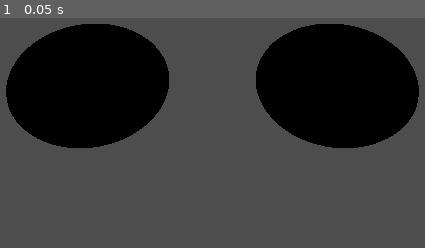
Above: before the commit, frame 1.
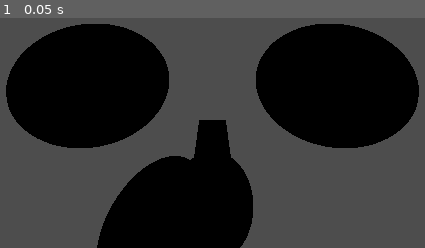
Above: after the commit, the same moment.

Repository: jonathaneeckhout/godot-fps-demo
Game: Godot game, scene res://scenes/player/player.tscn
Two runs of this game, one before a commit and one after it. Both use one fixed random seed, a clock stepped at 60 frames per second and the inputs below. This scene is started directly instead of the project's main scene.
Inputs:
- Up to frame 1 (0.05 s): no input

The runs differ from the first frame. In frame 1, 13% of the frame differs, in the area x 22-60%, y 44-100%.

Commit message:
adding netfox support

Diff:
--- a/components/player/player_input/player_input.gd
+++ b/components/player/player_input/player_input.gd
@@ -6,6 +6,7 @@
 var direction: Vector2 = Vector2.ZERO
 var look_angle: Vector2 = Vector2.ZERO
 var jump: bool = false
+var fire: bool = false
 
 var _mouse_rotation: Vector2 = Vector2.ZERO
 
@@ -19,12 +20,13 @@
 func _input(event: InputEvent) -> void:
     if event is InputEventMouseMotion:
         _mouse_rotation.y = event.relative.x * mouse_sensitivity
-        _mouse_rotation.x = event.relative.y * mouse_sensitivity
+        _mouse_rotation.x = -event.relative.y * mouse_sensitivity
 
 func _gather() -> void:
-    direction = Input.get_vector("strafe_left", "strafe_right", "move_up", "move_down")
+    direction = Input.get_vector("strafe_right", "strafe_left", "move_down", "move_up")
 
     look_angle = Vector2(-_mouse_rotation.y * NetworkTime.ticktime, -_mouse_rotation.x * NetworkTime.ticktime)
     _mouse_rotation = Vector2.ZERO
 
     jump = Input.is_action_pressed("jump")
+    fire = Input.is_action_pressed("fire")
--- a/project.godot
+++ b/project.godot
@@ -54,6 +54,11 @@
 "events": [Object(InputEventKey,"resource_local_to_scene":false,"resource_name":"","device":-1,"window_id":0,"alt_press …(191 unchanged characters)…
 ]
 }
+fire={
+"deadzone": 0.2,
+"events": [Object(InputEventMouseButton,"resource_local_to_scene":false,"resource_name":"","device":-1,"window_id":0,"alt_pressed":false,"shift_pressed":false,"ctrl_pressed":false,"meta_pressed":false,"button_mask":0,"position":Vector2(0, 0),"global_position":Vector2(0, 0),"factor":1.0,"button_index":1,"canceled":false,"pressed":false,"double_click":false,"script":null)
+]
+}
 
 [rendering]
 
--- a/scenes/player/player.gd
+++ b/scenes/player/player.gd
@@ -10,11 +10,12 @@
 
 @export var model: Node3D = null
 @export var head: Node3D = null
-
+@export var hands: Node3D = null
 
 func _ready() -> void:
     assert(model != null, "Model is not set")
     assert(head != null, "Head is not set")
+    assert(hands != null, "Hands not set")
 
     player_input = get_node_or_null("PlayerInput")
     assert(player_input != null, "Player input missing")
@@ -22,7 +23,8 @@
     if peer_id == multiplayer.get_unique_id():
         model.hide()
     else:
-        print("Other player")
+        hands.hide()
+        %HUDCanvasLayer.hide()
 
 func _rollback_tick(delta: float, tick: int, is_fresh: bool) -> void:
     # Handle look left and right
--- a/scenes/player/player.tscn
+++ b/scenes/player/player.tscn
@@ -1,7 +1,8 @@
-[gd_scene load_steps=21 format=3 uid="uid://c1117xmdglv32"]
+[gd_scene load_steps=22 format=3 uid="uid://c1117xmdglv32"]
 
 [ext_resource type="Script" uid="uid://044ceg0f6oyw" path="res://scenes/player/player.gd" id="1_8afob"]
 [ext_resource type="PackedScene" uid="uid://ciwdg5wof3vll" path="res://components/player/player_input/player_input.tscn" id="2_dovo2"]
+[ext_resource type="PackedScene" uid="uid://cqpsi760d154r" path="res://scenes/weapons/pistol/pistol.tscn" id="2_p47bc"]
 [ext_resource type="Script" uid="uid://d350u8evihs1u" path="res://addons/netfox/rollback/rollback-synchronizer.gd" id="3_gmlin"]
 [ext_resource type="Script" uid="uid://dour8fehaaugp" path="res://addons/netfox/tick-interpolator.gd" id="4_lvxji"]
 
@@ -72,10 +73,11 @@
 radius = 0.1
 height = 0.3
 
-[node name="Player" type="CharacterBody3D" node_paths=PackedStringArray("model", "head")]
+[node name="Player" type="CharacterBody3D" node_paths=PackedStringArray("model", "head", "hands")]
 script = ExtResource("1_8afob")
 model = NodePath("Model")
 head = NodePath("Head")
+hands = NodePath("Head/Hands")
 
 [node name="CollisionShape3D" type="CollisionShape3D" parent="."]
 transform = Transform3D(1, 0, 0, 0, 1, 0, 0, 0, 1, 0, 1, 0)
@@ -90,11 +92,11 @@
 skeleton = NodePath("../..")
 
 [node name="RightEye" type="MeshInstance3D" parent="Model/Body"]
-transform = Transform3D(1, 0, 0, 0, 1, 0, 0, 0, 1, -0.2, 0.3, -0.5)
+transform = Transform3D(1, 0, 0, 0, 1, 0, 0, 0, 1, -0.2, 0.3, 0.5)
 mesh = SubResource("SphereMesh_ph0x8")
 
 [node name="LeftEye" type="MeshInstance3D" parent="Model/Body"]
-transform = Transform3D(1, 0, 0, 0, 1, 0, 0, 0, 1, 0.2, 0.3, -0.5)
+transform = Transform3D(1, 0, 0, 0, 1, 0, 0, 0, 1, 0.2, 0.3, 0.5)
 mesh = SubResource("SphereMesh_ph0x8")
 
 [node name="Pants" type="MeshInstance3D" parent="Model/Body"]
@@ -111,38 +113,42 @@
 mesh = SubResource("CylinderMesh_ews16")
 
 [node name="LeftKnot" type="MeshInstance3D" parent="Model/Body/Headband"]
-transform = Transform3D(0.707107, 0.612372, -0.353553, 0, 0.5, 0.866025, 0.707107, -0.612372, 0.353553, -0.05, -0.05, 0.55)
+transform = Transform3D(0.707107, -0.612372, -0.353553, 0, 0.5, -0.866025, 0.707107, 0.612372, 0.353553, 0.05, -0.05, -0.55)
 mesh = SubResource("CapsuleMesh_iweaw")
 
 [node name="RightKnot" type="MeshInstance3D" parent="Model/Body/Headband"]
-transform = Transform3D(0.707107, -0.612372, 0.353553, 0, 0.5, 0.866025, -0.707107, -0.612372, 0.353553, 0.05, -0.05, 0.55)
+transform = Transform3D(0.707107, 0.612372, 0.353553, 0, 0.5, -0.866025, -0.707107, 0.612372, 0.353553, -0.05, -0.05, -0.55)
 mesh = SubResource("CapsuleMesh_iweaw")
 
 [node name="RightLeg" type="MeshInstance3D" parent="Model/Body"]
+transform = Transform3D(1, 0, 0, 0, 1, 0, 0, 0, 1, 0.3, -0.9, 0)
+mesh = SubResource("CapsuleMesh_ph0x8")
+skeleton = NodePath("../..")
+
+[node name="RightFoot" type="MeshInstance3D" parent="Model/Body/RightLeg"]
+transform = Transform3D(1, 0, 0, 0, -4.37114e-08, -1, 0, 1, -4.37114e-08, 0, -0.2, 0.1)
+mesh = SubResource("CapsuleMesh_itfo8")
+
+[node name="LeftLeg" type="MeshInstance3D" parent="Model/Body"]
 transform = Transform3D(1, 0, 0, 0, 1, 0, 0, 0, 1, -0.3, -0.9, 0)
 mesh = SubResource("CapsuleMesh_ph0x8")
 skeleton = NodePath("../..")
 
-[node name="RightFoot" type="MeshInstance3D" parent="Model/Body/RightLeg"]
-transform = Transform3D(1, 0, 0, 0, -4.37114e-08, -1, 0, 1, -4.37114e-08, 0, -0.2, -0.1)
+[node name="LeftFoot" type="MeshInstance3D" parent="Model/Body/LeftLeg"]
+transform = Transform3D(1, 0, 0, 0, -4.37114e-08, -1, 0, 1, -4.37114e-08, 0, -0.2, 0.1)
 mesh = SubResource("CapsuleMesh_itfo8")
 
-[node name="LeftLeg" type="MeshInstance3D" parent="Model/Body"]
-transform = Transform3D(1, 0, 0, 0, 1, 0, 0, 0, 1, 0.3, -0.9, 0)
-mesh = SubResource("CapsuleMesh_ph0x8")
-skeleton = NodePath("../..")
-
-[node name="LeftFoot" type="MeshInstance3D" parent="Model/Body/LeftLeg"]
-transform = Transform3D(1, 0, 0, 0, -4.37114e-08, -1, 0, 1, -4.37114e-08, 0, -0.2, -0.1)
-mesh = SubResource("CapsuleMesh_itfo8")
-
 [node name="LeftHand" type="MeshInstance3D" parent="Model/Body"]
-transform = Transform3D(1, 0, 0, 0, 1, 0, 0, 0, 1, -0.7, -0.5, 0)
+transform = Transform3D(-0.830012, 0.557745, 0, -0.429129, -0.638611, -0.638768, -0.35627, -0.530185, 0.7694, 0.14, -0.064, 0.7)
 mesh = SubResource("SphereMesh_ya1xr")
 
 [node name="RightHand" type="MeshInstance3D" parent="Model/Body"]
-transform = Transform3D(1, 0, 0, 0, 1, 0, 0, 0, 1, 0.7, -0.5, 0)
-mesh = SubResource("SphereMesh_ya1xr")
+transform = Transform3D(1, 0, 0, 0, -4.37114e-08, -1, 0, 1, -4.37114e-08, 0, -0.038, 0.73)
+mesh = SubResource("SphereMesh_ya1xr")
+
+[node name="Pistol" parent="Model/Body/RightHand" instance=ExtResource("2_p47bc")]
+transform = Transform3D(1, 0, 0, 0, -4.37114e-08, 1, 0, -1, -4.37114e-08, 0, -0.114361, -0.0909409)
+sync_network = false
 
 [node name="Head" type="Node3D" parent="."]
 unique_name_in_owner = true
@@ -150,6 +156,30 @@
 
 [node name="LocalCamera" type="Camera3D" parent="Head"]
 unique_name_in_owner = true
+transform = Transform3D(-1, 0, -8.74228e-08, 0, 1, 0, 8.74228e-08, 0, -1, 0, 0, 0)
+
+[node name="Hands" type="Node3D" parent="Head"]
+unique_name_in_owner = true
+
+[node name="LeftHand" type="MeshInstance3D" parent="Head/Hands"]
+transform = Transform3D(0.739161, -0.673529, 0, 0.488738, 0.536364, -0.688076, 0.463439, 0.508599, 0.725639, 0.146, -0.5, 0.778)
+mesh = SubResource("SphereMesh_ya1xr")
+skeleton = NodePath("../..")
+
+[node name="RightHand" type="MeshInstance3D" parent="Head/Hands"]
+transform = Transform3D(1, 0, 0, 0, -4.37114e-08, -1, 0, 1, -4.37114e-08, 0, -0.5, 0.73)
+mesh = SubResource("SphereMesh_ya1xr")
+skeleton = NodePath("../..")
+
+[node name="Pistol" parent="Head/Hands/RightHand" node_paths=PackedStringArray("player", "player_input", "muzzle", "rollback_synchronizer") instance=ExtResource("2_p47bc")]
+transform = Transform3D(1, 0, 0, 0, -4.37114e-08, 1, 0, -1, -4.37114e-08, 0, 0, -0.091)
+player = NodePath("../../../..")
+player_input = NodePath("../../../../PlayerInput")
+muzzle = NodePath("../../Muzzle")
+rollback_synchronizer = NodePath("../../../../RollbackSynchronizer")
+
+[node name="Muzzle" type="Marker3D" parent="Head/Hands"]
+transform = Transform3D(1, 0, 0, 0, 1, 0, 0, 0, 1, 0, 0, 1)
 
 [node name="PlayerInput" parent="." instance=ExtResource("2_dovo2")]
 
@@ -165,3 +195,21 @@
 root = NodePath("..")
 properties = Array[String]([":transform"])
 metadata/_custom_type_script = "uid://dour8fehaaugp"
+
+[node name="HUDCanvasLayer" type="CanvasLayer" parent="."]
+unique_name_in_owner = true
+
+[node name="Label" type="Label" parent="HUDCanvasLayer"]
+anchors_preset = 8
+anchor_left = 0.5
+anchor_top = 0.5
+anchor_right = 0.5
+anchor_bottom = 0.5
+offset_left = -20.0
+offset_top = -11.5
+offset_right = 20.0
+offset_bottom = 11.5
+grow_horizontal = 2
+grow_vertical = 2
+text = "X"
+horizontal_alignment = 1
--- /dev/null
+++ b/scenes/weapons/pistol/pistol.gd
@@ -0,0 +1,89 @@
+extends Node3D
+
+@export var fire_cooldown: float = 0.25
+@export var damage: int = 35
+
+@export var sync_network: bool = true
+@export var player: Player = null
+@export var player_input: PlayerInput = null
+@export var muzzle: Node3D = null
+
+@export var rollback_synchronizer: RollbackSynchronizer = null
+
+@onready var fire_action: RewindableAction = %FireAction
+
+var last_fire: int = -1
+
+func _ready():
+    if not sync_network:
+        return
+
+    assert(player != null, "Player is not set")
+    assert(player_input != null, "PlayerInput is not set")
+    assert(rollback_synchronizer != null, "RollbackSynchronizer is not set")
+    assert(muzzle != null, "Muzzle is not set")
+
+    fire_action.mutate(self) # Mutate self, so firing code can run
+    fire_action.mutate(player) # Mutate player
+
+    NetworkTime.after_tick_loop.connect(_after_loop)
+
+func _rollback_tick(_dt, tick: int, _if):
+    if not sync_network:
+        return
+
+    if rollback_synchronizer.is_predicting():
+        return
+
+    fire_action.set_active(player_input.fire and _can_fire())
+    match fire_action.get_status():
+        RewindableAction.CONFIRMING, RewindableAction.ACTIVE:
+            # Fire if action has just activated or is active
+            _fire()
+        RewindableAction.CANCELLING:
+            # Whoops, turns out we couldn't have fired, undo
+            _unfire()
+
+func _after_loop():
+    if fire_action.has_confirmed():
+        print("{0}: Pang".format([player.peer_id]))
+
+func _can_fire() -> bool:
+    return NetworkTime.seconds_between(last_fire, NetworkRollback.tick) >= fire_cooldown
+
+func _fire():
+    last_fire = NetworkRollback.tick
+
+    # See what we've hit
+    var hit := _raycast()
+    if hit.is_empty():
+        # No hit, nothing to do
+        return
+
+    _on_hit(hit)
+
+func _unfire():
+    fire_action.erase_context()
+
+func _raycast() -> Dictionary:
+    # Detect hit
+    var space := get_world_3d().direct_space_state
+    var origin_xform := muzzle.global_transform
+    var query := PhysicsRayQueryParameters3D.create(
+        origin_xform.origin,
+        origin_xform.origin + origin_xform.basis.z * 1024.
+    )
+
+    return space.intersect_ray(query)
+
+func _on_hit(result: Dictionary):
+    var is_new_hit := false
+    if not fire_action.has_context():
+        fire_action.set_context(true)
+        is_new_hit = true
+
+    print(result.collider)
+
+    # if result.collider.has_method("damage"):
+    #     result.collider.damage(damage, is_new_hit)
+    #     NetworkRollback.mutate(result.collider)
--- /dev/null
+++ b/scenes/weapons/pistol/pistol.tscn
@@ -0,0 +1,48 @@
+[gd_scene load_steps=8 format=3 uid="uid://cqpsi760d154r"]
+
+[ext_resource type="Script" uid="uid://cnopxx35qoaph" path="res://scenes/weapons/pistol/pistol.gd" id="1_unxgq"]
+[ext_resource type="Script" uid="uid://chr4omg2hy3yu" path="res://addons/netfox/rewindable-action.gd" id="2_bvgyv"]
+
+[sub_resource type="StandardMaterial3D" id="StandardMaterial3D_unxgq"]
+albedo_color = Color(0.154876, 0.154876, 0.154876, 1)
+
+[sub_resource type="BoxMesh" id="BoxMesh_unxgq"]
+material = SubResource("StandardMaterial3D_unxgq")
+size = Vector3(0.2, 0.05, 0.05)
+
+[sub_resource type="StandardMaterial3D" id="StandardMaterial3D_bvgyv"]
+albedo_color = Color(0.266575, 0.266575, 0.266575, 1)
+
+[sub_resource type="CylinderMesh" id="CylinderMesh_unxgq"]
+material = SubResource("StandardMaterial3D_bvgyv")
+top_radius = 0.01
+bottom_radius = 0.01
+height = 0.01
+
+[sub_resource type="BoxMesh" id="BoxMesh_bvgyv"]
+material = SubResource("StandardMaterial3D_unxgq")
+size = Vector3(0.1, 0.04, 0.03)
+
+[node name="Pistol" type="Node3D"]
+script = ExtResource("1_unxgq")
+
+[node name="Model" type="Node3D" parent="."]
+transform = Transform3D(-6.55671e-08, 0, -1.5, 0, 1.5, 0, 1.5, 0, -6.55671e-08, 0, 0, 0)
+
+[node name="Top" type="MeshInstance3D" parent="Model"]
+transform = Transform3D(1, 0, 0, 0, 1, 0, 0, 0, 1, 0.0397291, 0.025, 0)
+mesh = SubResource("BoxMesh_unxgq")
+
+[node name="Barrel" type="MeshInstance3D" parent="Model/Top"]
+transform = Transform3D(-4.37114e-08, 1, 0, -1, -4.37114e-08, 0, 0, 0, 1, 0.100271, 0, 0)
+mesh = SubResource("CylinderMesh_unxgq")
+skeleton = NodePath("../..")
+
+[node name="Handle" type="MeshInstance3D" parent="Model"]
+transform = Transform3D(0.258819, -0.965926, 0, 0.965926, 0.258819, 0, 0, 0, 1, -0.0304258, -0.025472, 0)
+mesh = SubResource("BoxMesh_bvgyv")
+
+[node name="FireAction" type="Node" parent="."]
+unique_name_in_owner = true
+script = ExtResource("2_bvgyv")
+metadata/_custom_type_script = "uid://chr4omg2hy3yu"
Not shown, added: addons/netfox.extras/base-net-input.gd
Not shown, added: addons/netfox.extras/base-net-input.gd.uid
Not shown, added: addons/netfox.extras/icons/rewindable-state-machine.svg
Not shown, added: addons/netfox.extras/icons/rewindable-state-machine.svg.import
Not shown, added: addons/netfox.extras/icons/rewindable-state.svg
Not shown, added: addons/netfox.extras/icons/rewindable-state.svg.import
Not shown, added: addons/netfox.extras/netfox-extras.gd
Not shown, added: addons/netfox.extras/netfox-extras.gd.uid
Not shown, added: addons/netfox.extras/plugin.cfg
Not shown, added: addons/netfox.extras/state-machine/rewindable-state-machine.gd
Not shown, added: addons/netfox.extras/state-machine/rewindable-state-machine.gd.uid
Not shown, added: addons/netfox.extras/state-machine/rewindable-state.gd
(and 17 more such lines)
